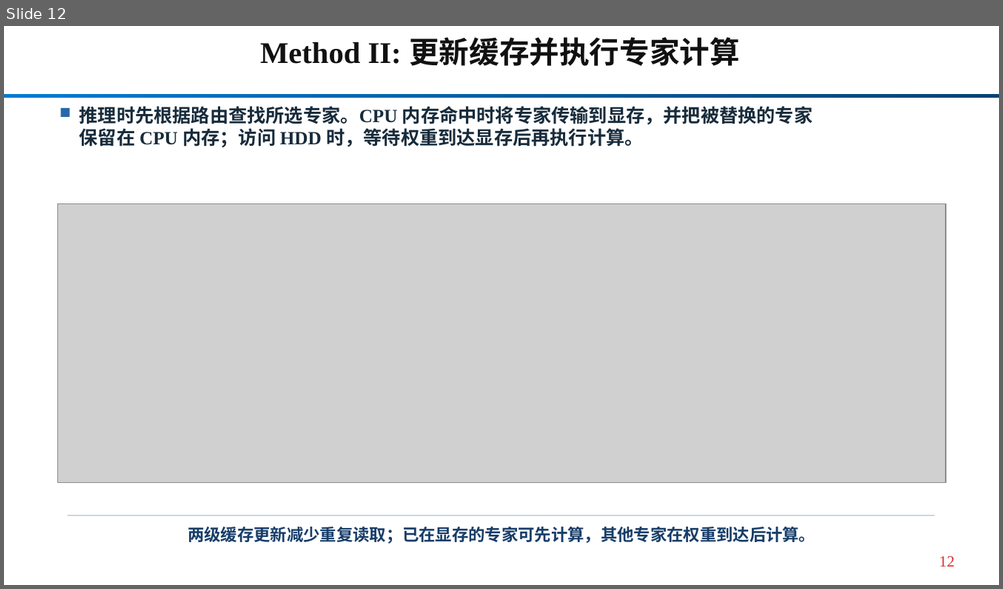
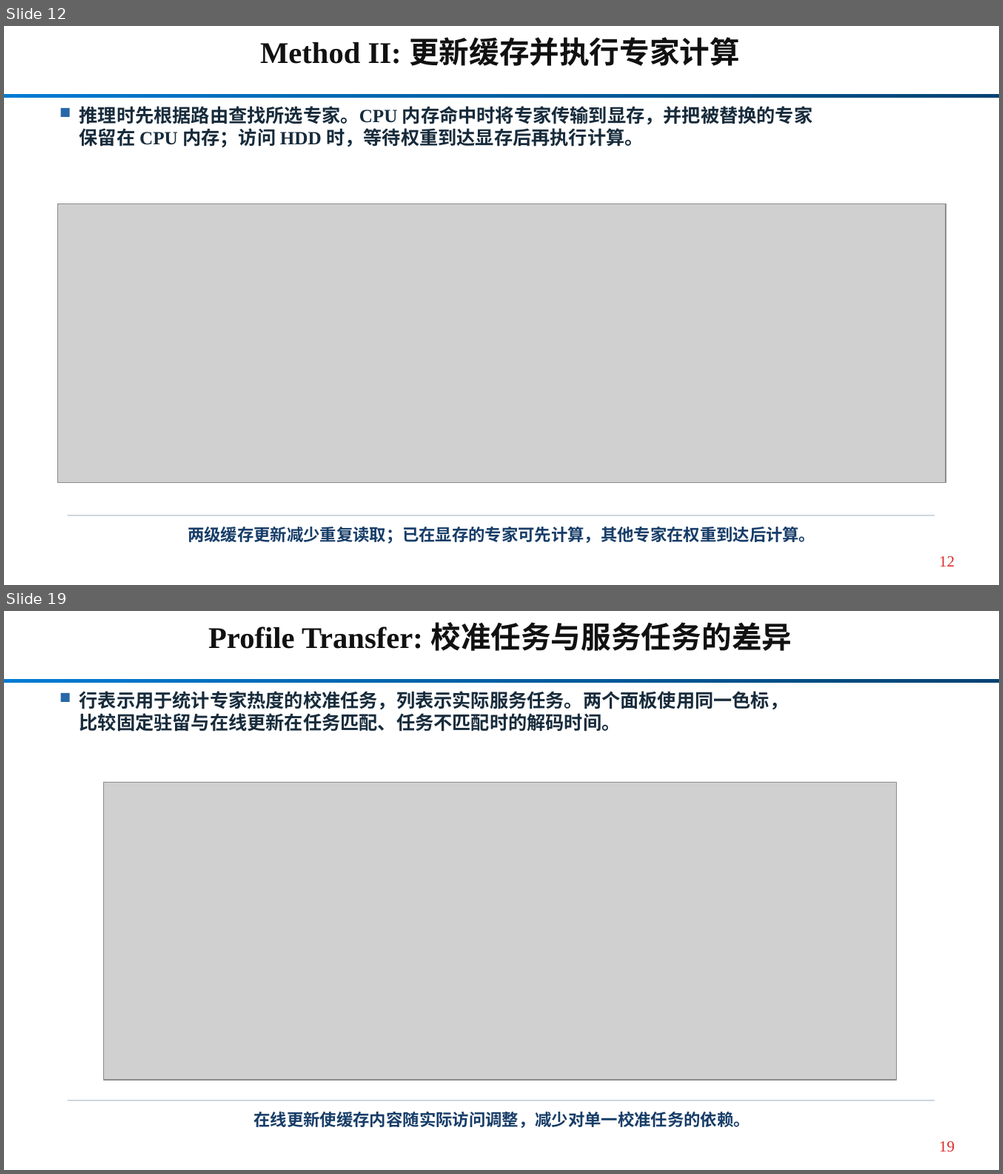
Before and after one commit to Kirihara-Yun/mecc_package, a slide deck: mecc_package/paper/current/MECC_HPCA_current.pptx. Shown one above the other, each under a label of ours: slide 12 before the commit, slides 12 and 19 after it; the slides between them are not shown. The pictures are 1003x589 and 1003x1174 pixels, drawn with LibreOffice and Linux fonts; fonts in the diff are those of the drawing; grey boxes stand for pictures. Boxes give left, top, right and bottom in pixels: in the first picture for what was removed or moved away, otherwise in the second. Text is boxed around its words. In the diff, an @@ line names an element or a change of style, - is before the commit and + after.

Commit message:
slides: synchronize group meeting figures with R27 and audit disclosures

```diff
--- a/mecc_package/paper/current/MECC_HPCA_current.pptx
+++ b/mecc_package/paper/current/MECC_HPCA_current.pptx
@@ slide 19 added at (4, 611, 999, 1170), background #FFFFFF; not listed: 1 template element that a slide beside it also shows @@
@@ text added at (208, 622, 791, 651), 29 pt, text #111111, bold @@
+Profile Transfer: 校准任务与服务任务的差异
@@ rectangle added at (61, 693, 70, 702), fill #2768A8 @@
@@ text added at (79, 691, 788, 732), 18 pt, text #172B3B, bold @@
+行表示用于统计专家热度的校准任务，列表示实际服务任务。两个面板使用同一色标，
+比较固定驻留与在线更新在任务匹配、任务不匹配时的解码时间。
@@ picture added at (104, 783, 896, 1080) @@
@@ rectangle added at (68, 1100, 934, 1101), fill #C4CFD8 @@
@@ text added at (254, 1112, 750, 1128), 16 pt, text #173D68, bold @@
+在线更新使缓存内容随实际访问调整，减少对单一校准任务的依赖。
@@ text added at (939, 1142, 954, 1152), 15 pt, text #DD2A29 @@
+19
```
Also in this commit, not shown: 4 slides changed, 6 other slides added, 2 slides removed, 41 other files.
